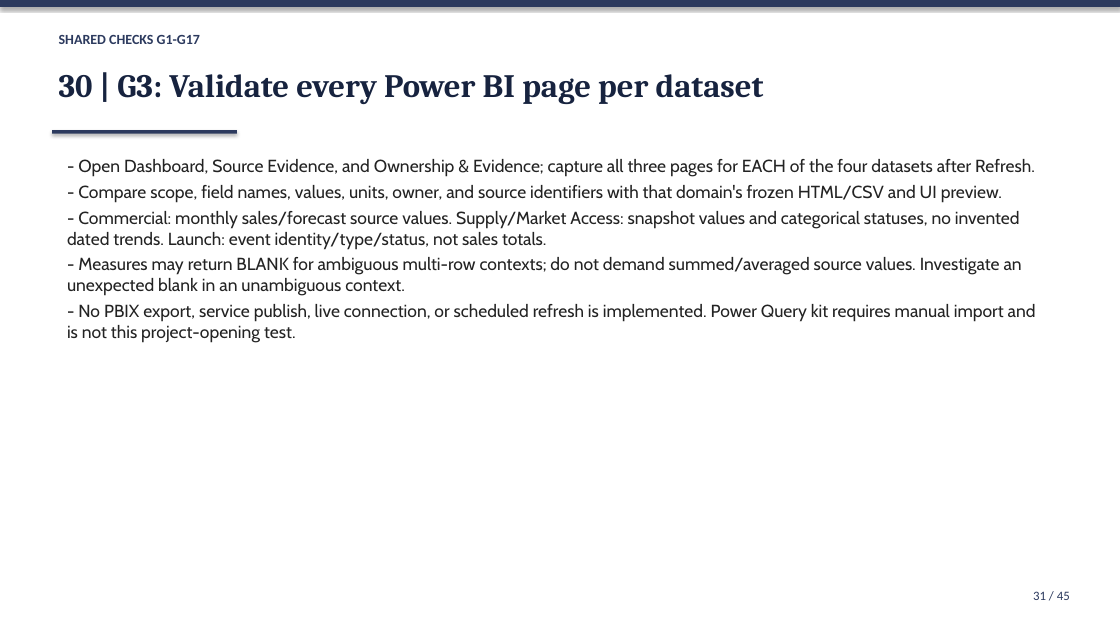
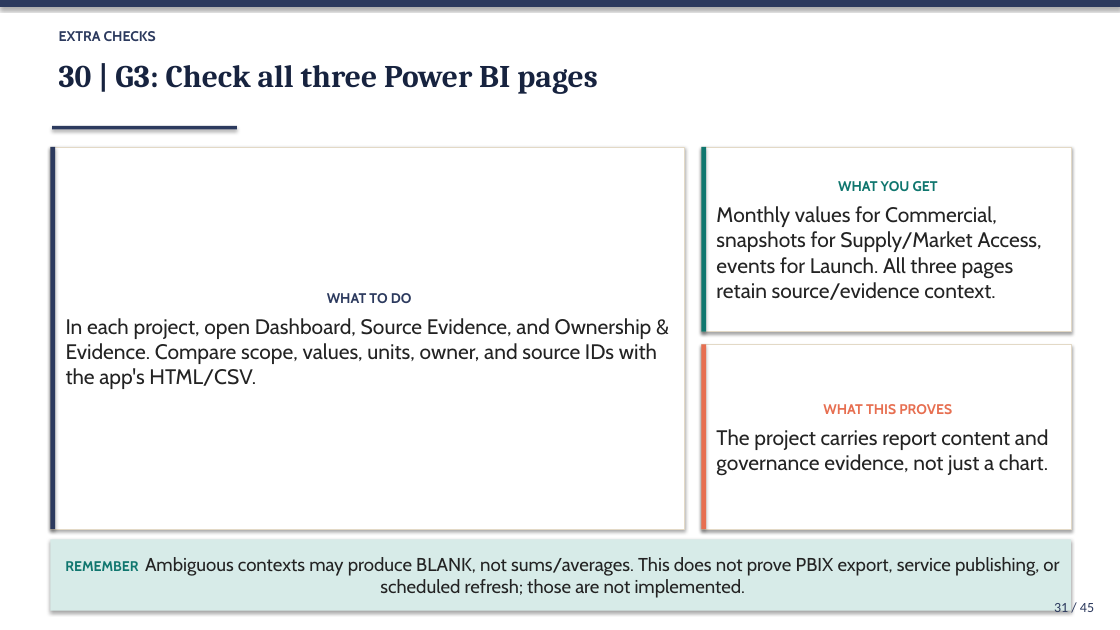
Before and after one commit to Princeadhi123/Since-AI-Hackathon, a slide deck: slide 31 of docs/DEMO_SLIDES.pptx. Drawn at 1120x630 pixels with LibreOffice and Linux fonts; fonts in the diff are those of the drawing. Boxes give left, top, right and bottom in pixels: in the first picture for what was removed or moved away, otherwise in the second. Text is boxed around its words. In the diff, an @@ line names an element or a change of style, - is before the commit and + after.

```diff
--- a/docs/DEMO_SLIDES.pptx
+++ b/docs/DEMO_SLIDES.pptx
@@ text at <box>59,31,156,41</box>: text changed; font Calibri to Cabin @@
-SHARED CHECKS G1-G17
+EXTRA CHECKS
@@ text at <box>59,65,597,94</box>: text changed; size 28 to 27 pt @@
-30 | G3: Validate every Power BI page per dataset
+30 | G3: Check all three Power BI pages
@@ rectangle "WHAT TO DO": place and size @@
-rectangle "WHAT TO DO" at <box>67,159,1036,343</box>
+rectangle "WHAT TO DO" at <box>50,147,685,529</box>
@@ rectangle "WHAT TO DO" at <box>50,147,685,529</box>: vertical alignment top to middle; fill none to #FFFFFF; outline none to #E3D9C6 0.75 pt; shadow on @@
@@ rectangle added at <box>50,147,55,529</box>, fill #2C3A5E @@
@@ rectangle: place and size @@
-rectangle at <box>52,130,237,134</box>
+rectangle at <box>52,126,237,129</box>
@@ rectangle added at <box>702,147,1071,332</box>, fill #FFFFFF, outline #E3D9C6 0.75 pt, 18 pt, text #232323 @@
+WHAT YOU GET
+Monthly values for Commercial, snapshots for Supply/Market Access, events for Launch. All three pages retain source/evidence context.
@@ rectangle added at <box>702,147,707,332</box>, fill #0F766E @@
@@ text in rectangle at <box>66,293,657,389</box>: text changed; size 15 to 18 pt @@
-- Open Dashboard, Source Evidence, and Ownership & Evidence; capture all three pages for EACH of the four datasets after Refresh.
-- Compare scope, field names, values, units, owner, and source identifiers with that domain's frozen HTML/CSV and UI preview.
-- Commercial: monthly sales/forecast source values. Supply/Market Access: snapshot values and categorical statuses, no invented dated trends. Launch: event identity/type/status, not sales totals.
-- Measures may return BLANK for ambiguous multi-row contexts; do not demand summed/averaged source values. Investigate an unexpected blank in an unambiguous context.
-- No PBIX export, service publish, live connection, or scheduled refresh is implemented. Power Query kit requires manual import and is not this project-opening test.
+WHAT TO DO
+In each project, open Dashboard, Source Evidence, and Ownership & Evidence. Compare scope, values, units, owner, and source IDs with the app's HTML/CSV.
@@ rectangle added at <box>702,344,1071,529</box>, fill #FFFFFF, outline #E3D9C6 0.75 pt, 18 pt, text #232323 @@
+WHAT THIS PROVES
+The project carries report content and governance evidence, not just a chart.
@@ rectangle added at <box>702,344,707,529</box>, fill #E76F51 @@
@@ rectangle added at <box>50,539,1071,611</box>, fill #D7EBE8, 16 pt, text #232323 @@
+REMEMBER Ambiguous contexts may produce BLANK, not sums/averages. This does not prove PBIX export, service publishing, or scheduled refresh; those are not implemented.
@@ text "31 / 45": place and size @@
-text "31 / 45" at <box>1033,591,1070,600</box>
+text "31 / 45" at <box>1054,603,1094,613</box>
@@ text "31 / 45" at <box>1054,603,1094,613</box>: size 11 to 12 pt @@
```
Also in this commit, not shown: 26 other slides changed, 18 slides added, 18 slides removed, 7 other files.
